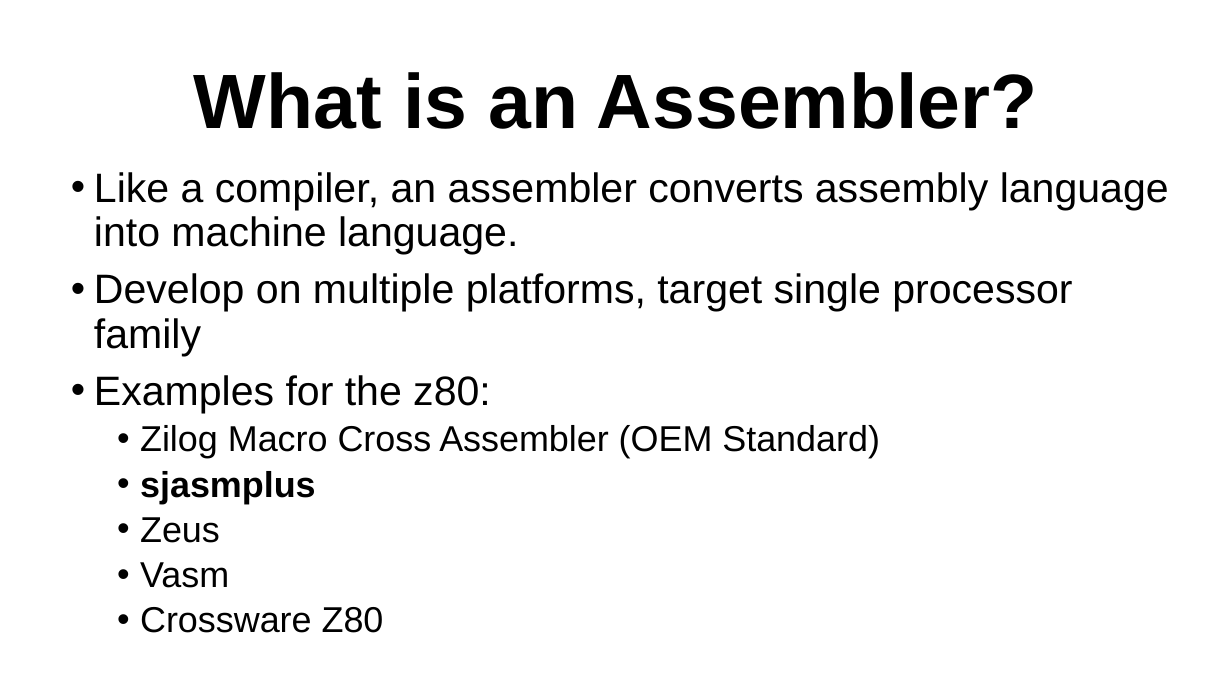
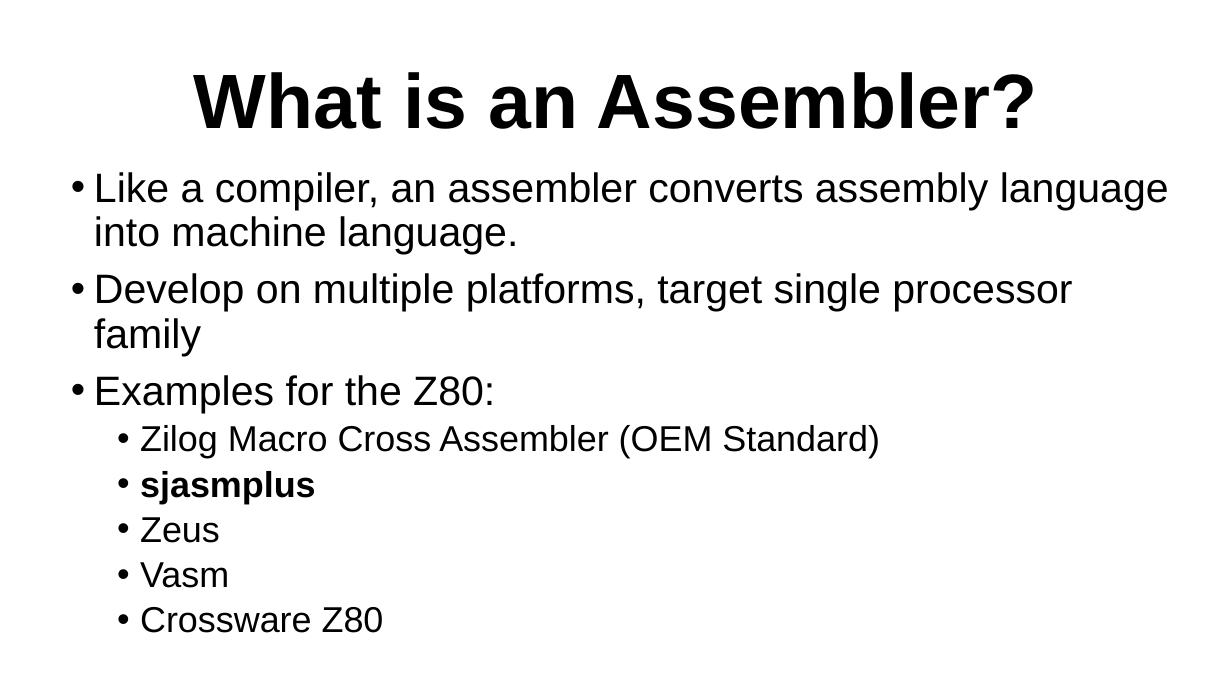
Before and after one commit to SlithyMatt/zxs-assembly-tutorial, a slide deck: slide 3 of Lesson1/Lesson1.odp. Drawn at 1232x693 pixels with LibreOffice and Linux fonts; fonts in the diff are those of the drawing. Boxes give left, top, right and bottom in pixels: in the first picture for what was removed or moved away, otherwise in the second. Text is boxed around its words. In the diff, an @@ line names an element or a change of style, - is before the commit and + after.

```diff
--- a/Lesson1/Lesson1.odp
+++ b/Lesson1/Lesson1.odp
@@ text at [94,375,495,413]: text changed @@
-• Examples for the z80:
+• Examples for the Z80:
```
Also in this commit, not shown: 2 other slides changed, 3 slides added, 3 slides removed.
